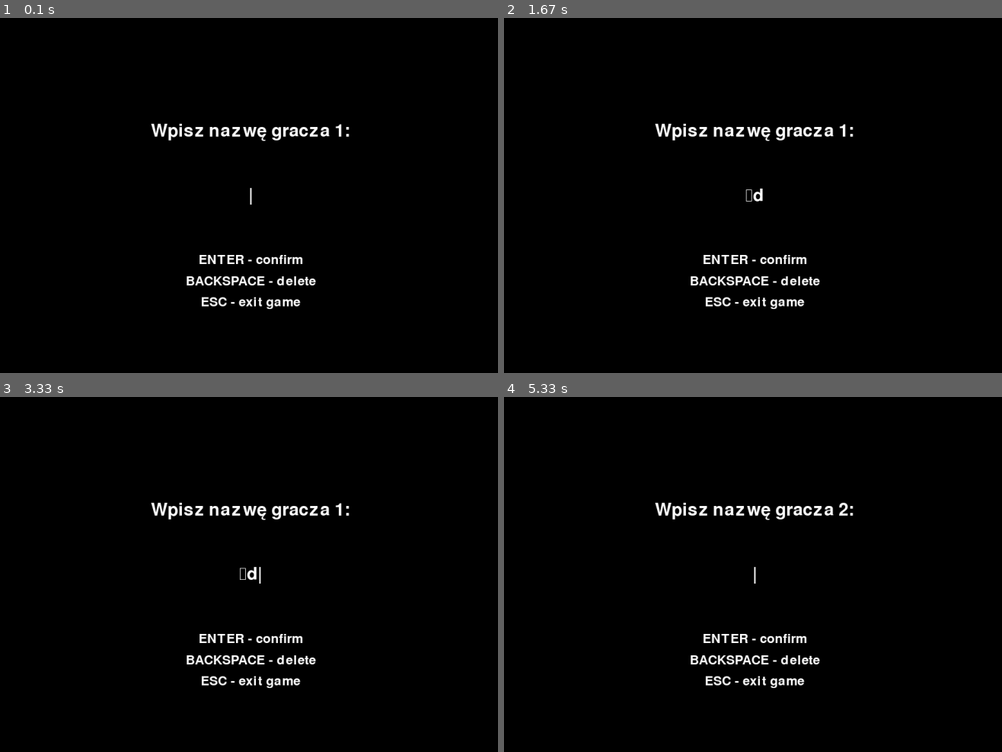
Above: before the commit, frames 1-4 (two rows, left to right).
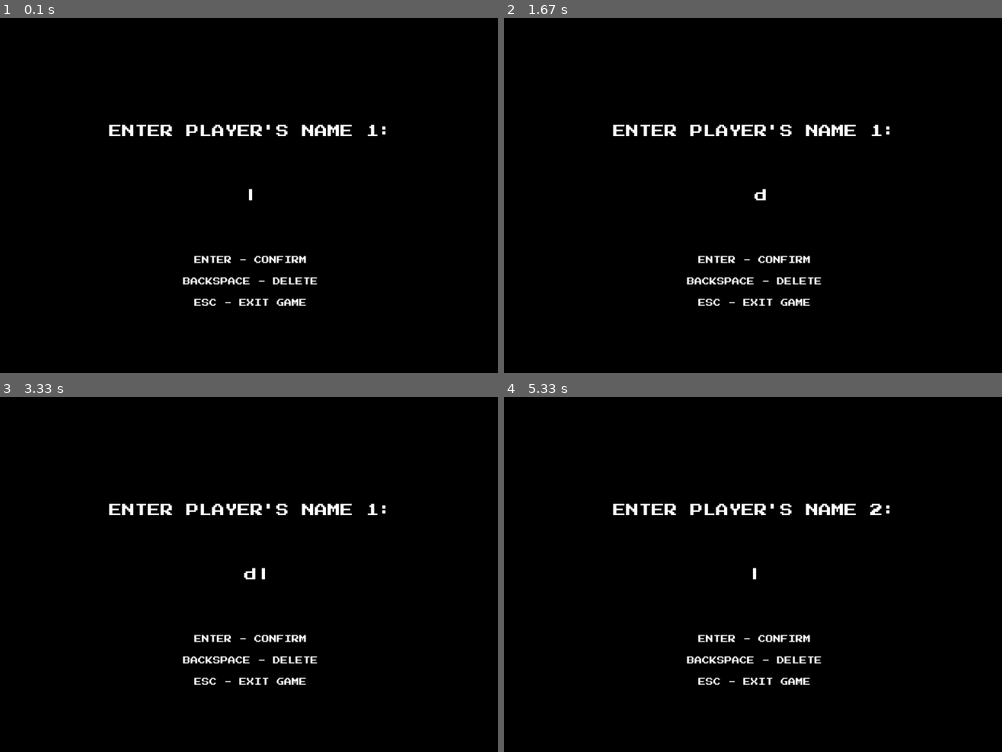
Above: after the commit, the same moments.

Repository: Rainbowmindd/PyGame-Snake
Game: pygame game, started from main.py
Two runs of this game, one before a commit and one after it. Both use one fixed random seed, a clock stepped at 60 frames per second and the inputs below.
Inputs:
- Up to frame 1 (0.1 s): no input
- Up to frame 2 (1.67 s): tap Enter at 0.33 s; tap D at 0.67 s
- Up to frame 3 (3.33 s): no input
- Up to frame 4 (5.33 s): tap Down at 4.47 s; tap Enter at 4.87 s

The runs differ from the first frame. In frame 1, 2.5% of the frame differs, in the area x 21-78%, y 29-82%; in frame 2, 2.6%; in frame 3, 2.6%; in frame 4, 2.5%.

Commit message:
Added pixel-art like font and changed UI+UI animations

Diff:
--- a/game.py
+++ b/game.py
@@ -5,7 +5,7 @@
 from snake import Snake
 from apple import Apple
 from scoreboard import Scoreboard
-from menu import Menu
+from menu import Menu,FONT_PATH, FONT_SIZE
 
 class Game:
     def __init__(self):
@@ -20,6 +20,7 @@
         self.GRID_WIDTH = self.WIDTH // self.GRID_SIZE
         self.GRID_HEIGHT = self.HEIGHT // self.GRID_SIZE
         self.clock = pygame.time.Clock()
+        self.font=pygame.font.Font(FONT_PATH, FONT_SIZE)
 
         self.player1_name = None
         self.player2_name = None
@@ -245,15 +246,13 @@
     def draw_game(self):
         self.display.fill(BLACK)
 
-
-        font = pygame.font.Font(None, 36)
-        score1 = font.render(f"{self.snake1.player_name}: {self.snake1.score}", True, WHITE)
-        score2 = font.render(f"{self.snake2.player_name}: {self.snake2.score}", True, WHITE)
-        round_text = font.render(f"Round {self.current_round}/{MAX_ROUNDS}", True, WHITE)
-
-        self.display.blit(score1, (10, 10))
-        self.display.blit(score2, (self.WIDTH - 200, 10))
-        self.display.blit(round_text, (self.WIDTH//2 - 50, 10))
+        score1 = self.font.render(f"{self.snake1.player_name}: {self.snake1.score}", True, WHITE)
+        score2 = self.font.render(f"{self.snake2.player_name}: {self.snake2.score}", True, WHITE)
+        round_text = self.font.render(f"Round {self.current_round}/{MAX_ROUNDS}", True, WHITE)
+
+        self.display.blit(score1, (self.WIDTH // 4, 10))
+        self.display.blit(score2, ((3 * self.WIDTH) // 4 - score2.get_width(), 10))
+        self.display.blit(round_text, (self.WIDTH // 2 - round_text.get_width() // 2, 10))
 
 
         self.snake1.draw(self.display)
@@ -264,11 +263,9 @@
 
     def draw_name_input(self):
         self.display.fill(BLACK)
-        font = pygame.font.Font(None, 48)
-
-
-        prompt = f"Wpisz nazwę gracza {self.current_player}:"
-        prompt_surface = font.render(prompt, True, WHITE)
+
+        prompt = f"ENTER PLAYER'S NAME {self.current_player}:"
+        prompt_surface = self.font.render(prompt, True, WHITE)
         prompt_rect = prompt_surface.get_rect(center=(self.WIDTH//2, self.HEIGHT//3))
         self.display.blit(prompt_surface, prompt_rect)
 
@@ -276,17 +273,17 @@
         input_text = self.name_input
         if pygame.time.get_ticks() % 1000 < 500:
             input_text += "|"
-        input_surface = font.render(input_text, True, WHITE)
+        input_surface = self.font.render(input_text, True, WHITE)
         input_rect = input_surface.get_rect(center=(self.WIDTH//2, self.HEIGHT//2))
         self.display.blit(input_surface, input_rect)
 
         instructions = [
-            "ENTER - confirm",
-            "BACKSPACE - delete",
-            "ESC - exit game"
+            "ENTER - CONFIRM",
+            "BACKSPACE - DELETE",
+            "ESC - EXIT GAME"
         ]
 
-        small_font = pygame.font.Font(None, 36)
+        small_font = pygame.font.Font(FONT_PATH, FONT_SIZE - 10)
         for i, instruction in enumerate(instructions):
             inst_surface = small_font.render(instruction, True, WHITE)
             inst_rect = inst_surface.get_rect(center=(self.WIDTH//2, 2*self.HEIGHT//3 + i*40))
--- a/highscores.json
+++ b/highscores.json
@@ -1 +1 @@
-[{"player1": {"name": "bbb", "score": 1600}, "player2": {"name": "cccc", "score": 600}, "winner": "bbb"}]
+[{"player1": {"name": "ania", "score": 0}, "player2": {"name": "anetka", "score": 0}, "winner": "anetka"}, {"player1": {"name": "bbbbb", "score": 0}, "player2": {"name": "aaaaaaa", "score": 0}, "winner": "aaaaaaa"}]
--- a/menu.py
+++ b/menu.py
@@ -1,11 +1,20 @@
 import pygame
+import time
 from settings import BLACK, WHITE, RED
+
+# Wczytanie pixel-artowej czcionki
+pygame.font.init()
+FONT_PATH = "assets/fonts/PressStart2P-Regular.ttf"  # Upewnij się, że masz tę czcionkę w katalogu assets/fonts
+FONT_SIZE = 24
 
 class Menu:
     def __init__(self):
-        self.font = pygame.font.Font(None, 36)
+        self.large_font = pygame.font.Font(FONT_PATH, FONT_SIZE+30)
+        self.font = pygame.font.Font(FONT_PATH, FONT_SIZE)
         self.width = 800
         self.height = 600
+        self.title_alpha = 255  # Do efektu migotania tytułu
+        self.title_fade_direction = -5
 
     def update_screen_size(self, width, height):
         self.width = width
@@ -15,15 +24,31 @@
         color = RED if selected else WHITE
         text_surface = self.font.render(text, True, color)
         text_rect = text_surface.get_rect(center=position)
+
+        # Efekt przesunięcia dla wybranego przycisku
+        offset = -5 if selected else 0
+        text_rect.y += offset
+
+        # Pixelowy przycisk - obramowanie
+        border_rect = text_rect.inflate(10, 10)
+        pygame.draw.rect(display, WHITE, border_rect, 3)  # Obramowanie
+        pygame.draw.rect(display, BLACK, text_rect)  # Wypełnienie
+
         display.blit(text_surface, text_rect)
         return text_rect
 
     def draw_main_menu(self, display, selected_option):
         display.fill(BLACK)
 
-        title = self.font.render("Snake Multiplayer", True, WHITE)
+
+        title = self.large_font.render("Snake Multiplayer", True, (WHITE[0], WHITE[1], WHITE[2], self.title_alpha))
         title_rect = title.get_rect(center=(self.width//2, self.height//4))
         display.blit(title, title_rect)
+
+
+        self.title_alpha += self.title_fade_direction
+        if self.title_alpha <= 100 or self.title_alpha >= 255:
+            self.title_fade_direction *= -1
 
         options = ["New Game", "High Scores", "Exit"]
         buttons = []
@@ -32,7 +57,7 @@
             btn_rect = self.draw_button(
                 display,
                 option,
-                (self.width//2, self.height//2 + i * 50),
+                (self.width//2, self.height//2 + i * 60),
                 i == selected_option
             )
             buttons.append((btn_rect, option))
@@ -53,7 +78,7 @@
             text_surface = self.font.render(score_text, True, WHITE)
             text_rect = text_surface.get_rect(center=(self.width//2, y))
             display.blit(text_surface, text_rect)
-            y += 30
+            y += 40
 
         back_btn = self.draw_button(
             display,
Binary file added: assets/fonts/PressStart2P-Regular.ttf
